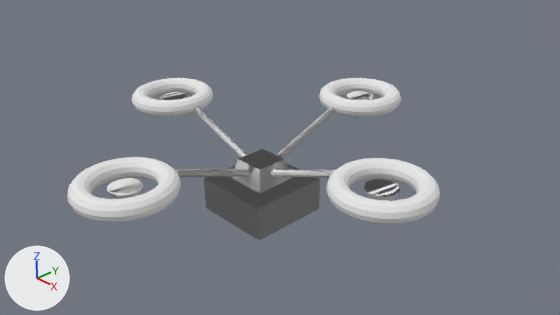
The Blender file blender/drone.blend as it was, and as the next commit left it.
Both versions are drawn from the file's camera 'Camera'. Arrows for +X, +Y and +Z are at lower left; the lights stay in place.
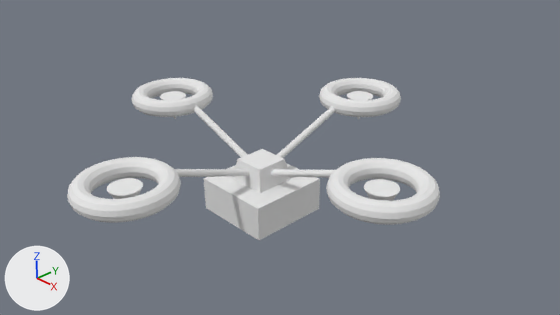
Commit message: Reduced vertices in Drone model to reduce lag significantly

Edits to the bpy script that builds the scene:
```text
Change me_cube:
    used by ob_cube; location = (0.0, 0.0, 0.0); scale = (0.301, 0.301, 0.392)
    remove me_cube.from_pydata(...)  # 1362 vertices, 1298 faces; spans x -11.8..6.5, y -11.8..2.8, z -1.7..2.6
    add me_cube.from_pydata(...)  # 2580 vertices, 2520 faces; spans x -11.8..11.8, y -11.8..11.8, z -1.7..2.6
    me_cube part 1: a new loose piece, a 32-sided cone pointing to -z spanning x 8.1..9.9, y -0.9..0.9, z 0.9..2.2, in mat_material (its picture is missing)
    me_cube part 2: a new loose piece, a 32-sided cone pointing to -z spanning x -0.9..0.9, y 8.2..9.9, z 0.9..2.2, in mat_material (its picture is missing)
    me_cube part 3: a new loose piece of 32 vertices spanning x -6.5..-1.0, y -0.2..0.2, z 0.4..2.3, in mat_material (its picture is missing)
    me_cube part 4: a new loose piece of 32 vertices spanning x -0.2..0.2, y 1.0..6.5, z 0.4..2.3, in mat_material (its picture is missing)
    me_cube part 5
    64 vertices are removed from x -0.2..6.5, y -6.5..0.2, z 0.4..2.3
    68 faces are deleted
    13 vertices move within x -0.2..6.5, y -6.5..0.2, z 0.4..2.3
    36 new faces join them
Change ob_cube:
    remove _m = ob_cube.modifiers.new('Mirror', 'MIRROR')
    remove _m.use_axis = (True, True, False)
```

Pixel boxes (x1, y1, x2, y2) of what changed, in the pictures (560 x 315 px):
'Cube', reshaped, modifiers changed: (67, 78, 440, 240) in both
part 1 of me_cube, added: after (364, 179, 400, 201)
part 2 of me_cube, added: after (347, 91, 373, 119)
part 3 of me_cube, added: after (194, 106, 248, 157)
part 4 of me_cube, added: after (277, 107, 336, 158)
part 5 of me_cube, cut back: before (175, 106, 336, 178); after (175, 169, 335, 178)
